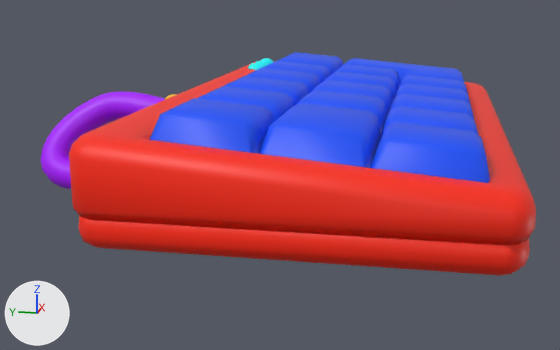
A saved change to the glTF model src/assets/model/keyboard.gltf.
Both versions are drawn from a camera (50 mm lens) standing at (-19.61, -4.24, 3.97) and looking at (0.0, -0.32, -0.93). Arrows for +X, +Y and +Z are at lower left; the lights stay in place. Vertices at the same position are counted once.

Objects in the first picture: 'light1Outline'.
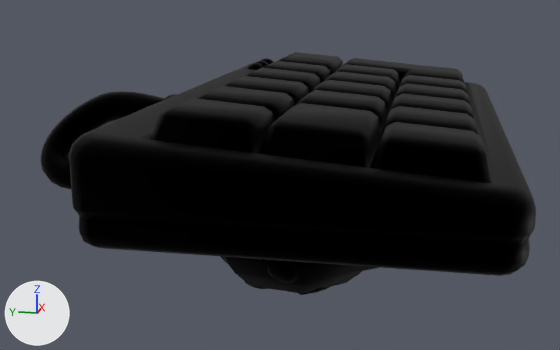
What differs and where, as boxes (x1, y1, x2, y2) in the pictures (560 x 350 px):
'light1Outline', reshaped (8% taller): before (40, 52, 536, 276); after (40, 52, 536, 295)
part 1 of me_sphere_004, added (black): after (220, 256, 380, 295)
part 2 of me_sphere_004, recoloured: (40, 52, 536, 276) in both

The change, as a diff of the scene's bpy script:
```diff
--- a/src/assets/model/keyboard.gltf.py
+++ b/src/assets/model/keyboard.gltf.py
@@ mat_outline @@
+mat_outline = bpy.data.materials.new('outline')
+# nodes: BsdfPrincipled, Mix, OutputMaterial, VertexColor
+# colours: black #000000
@@ me_sphere_004 @@
 # used by ob_light1outline; location = (0.0, 0.0, 0.0)
-me_sphere_004.from_pydata(...)  # 3350 vertices, 6620 faces; spans x -7.49..7.49, y -5.96..5.96, z -1.8..1.78
+me_sphere_004.from_pydata(...)  # 5254 vertices, 10177 faces; spans x -7.49..7.49, y -5.96..5.96, z -3.09..1.78
+# me_sphere_004 part 1: 1904 vertices added at x -4.76..-0.22, y -4.04..1.21, z -3.09..-0.33
+# me_sphere_004 part 2: 6616 faces spanning x -7.49..7.49, y -5.96..5.96, z -1.8..1.78 switch from mat_defaultmaterial_001 to mat_outline
```
